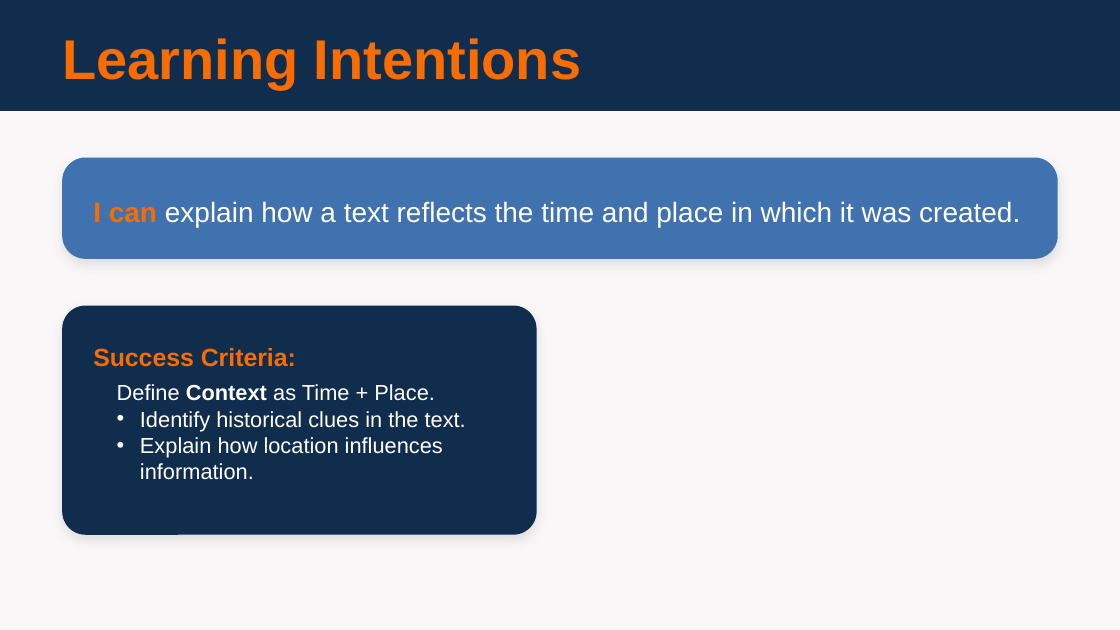
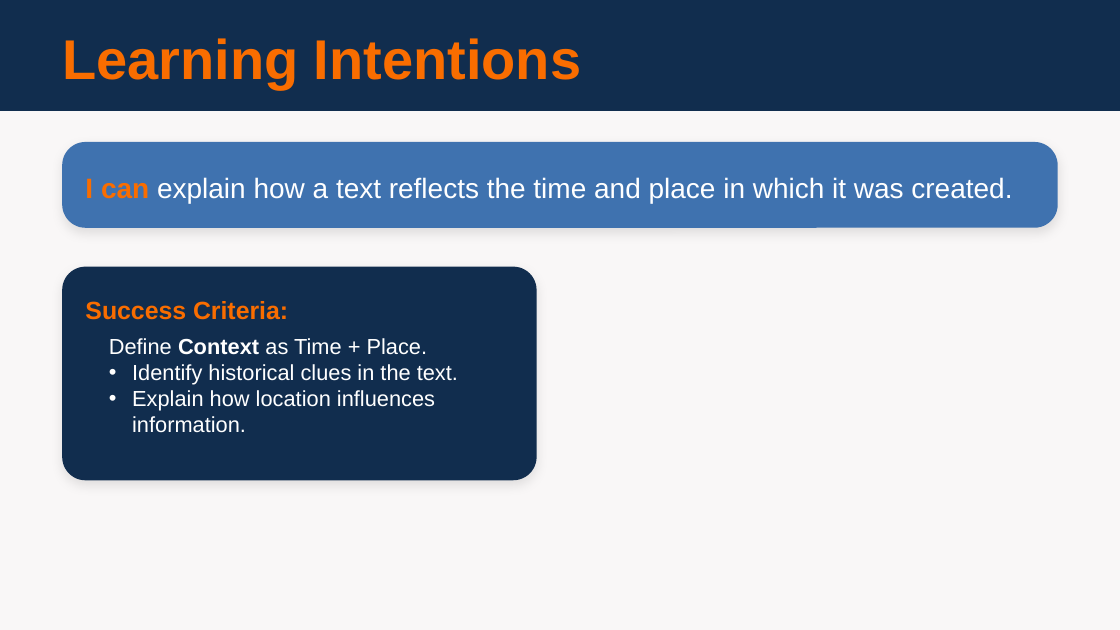
Before and after one commit to dsuth10/Joshua, a slide deck: slide 2 of Units/English/English_Unit_2/Lesson_Plans/Lesson_04/Lesson_04_Slides.pptx. Drawn at 1120x630 pixels with LibreOffice and Linux fonts; fonts in the diff are those of the drawing. Boxes give left, top, right and bottom in pixels: in the first picture for what was removed or moved away, otherwise in the second. Text is boxed around its words. In the diff, an @@ line names an element or a change of style, - is before the commit and + after.

```diff
--- a/Units/English/English_Unit_2/Lesson_Plans/Lesson_04/Lesson_04_Slides.pptx
+++ b/Units/English/English_Unit_2/Lesson_Plans/Lesson_04/Lesson_04_Slides.pptx
@@ rounded rectangle: place and size @@
-rounded rectangle at (63, 158, 1058, 260)
+rounded rectangle at (63, 142, 1058, 228)
@@ rounded rectangle at (63, 142, 1058, 228): proportions changed @@
@@ text "I can explain how a ...": place and size @@
-text "I can explain how a ..." at (93, 201, 1020, 227)
+text "I can explain how a ..." at (85, 177, 1012, 204)
@@ rounded rectangle at (63, 267, 538, 480): proportions changed @@
@@ rounded rectangle: place and size @@
-rounded rectangle at (63, 306, 538, 535)
+rounded rectangle at (63, 267, 538, 480)
@@ text "Success Criteria:": place and size @@
-text "Success Criteria:" at (93, 348, 296, 367)
+text "Success Criteria:" at (85, 301, 288, 320)
@@ text "Define Context as Time + ...": place and size @@
-text "Define Context as Time + ..." at (117, 384, 466, 480)
+text "Define Context as Time + ..." at (109, 338, 458, 433)
```
Also in this commit, not shown: 6 other slides changed, 37 other files.
